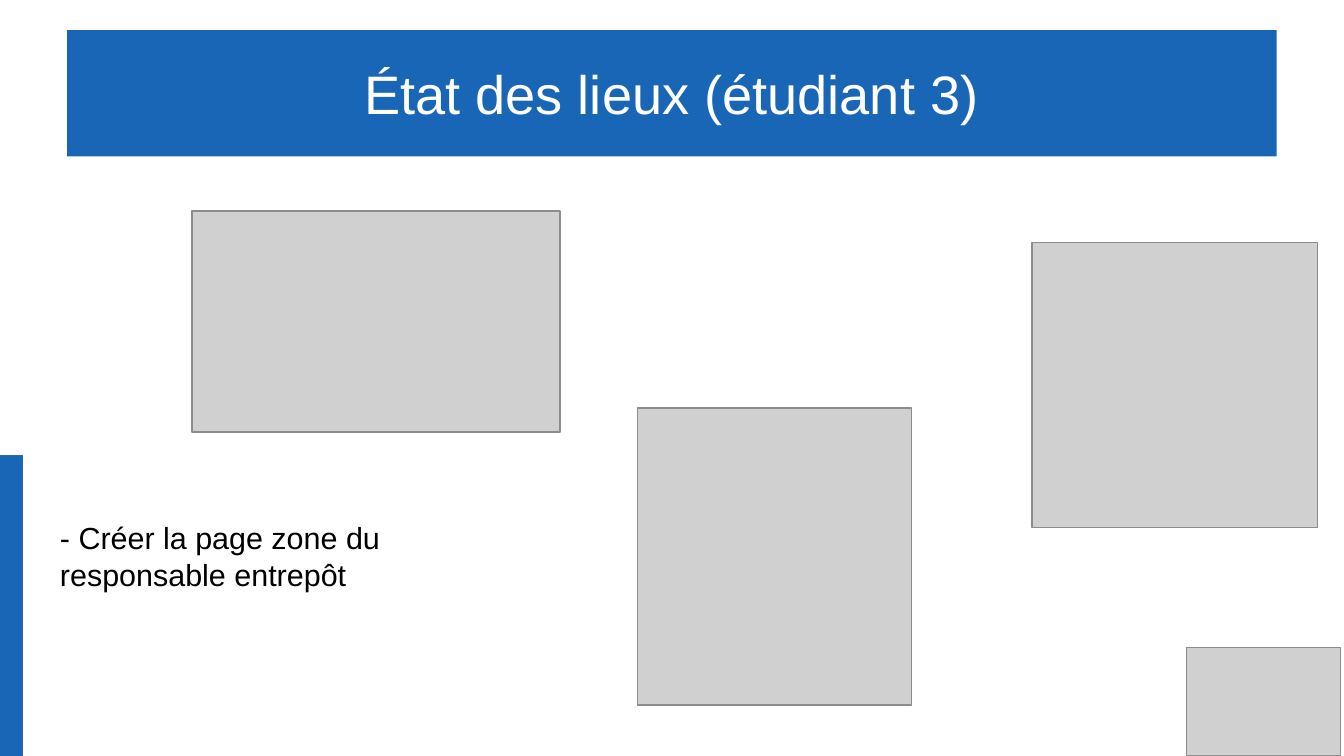
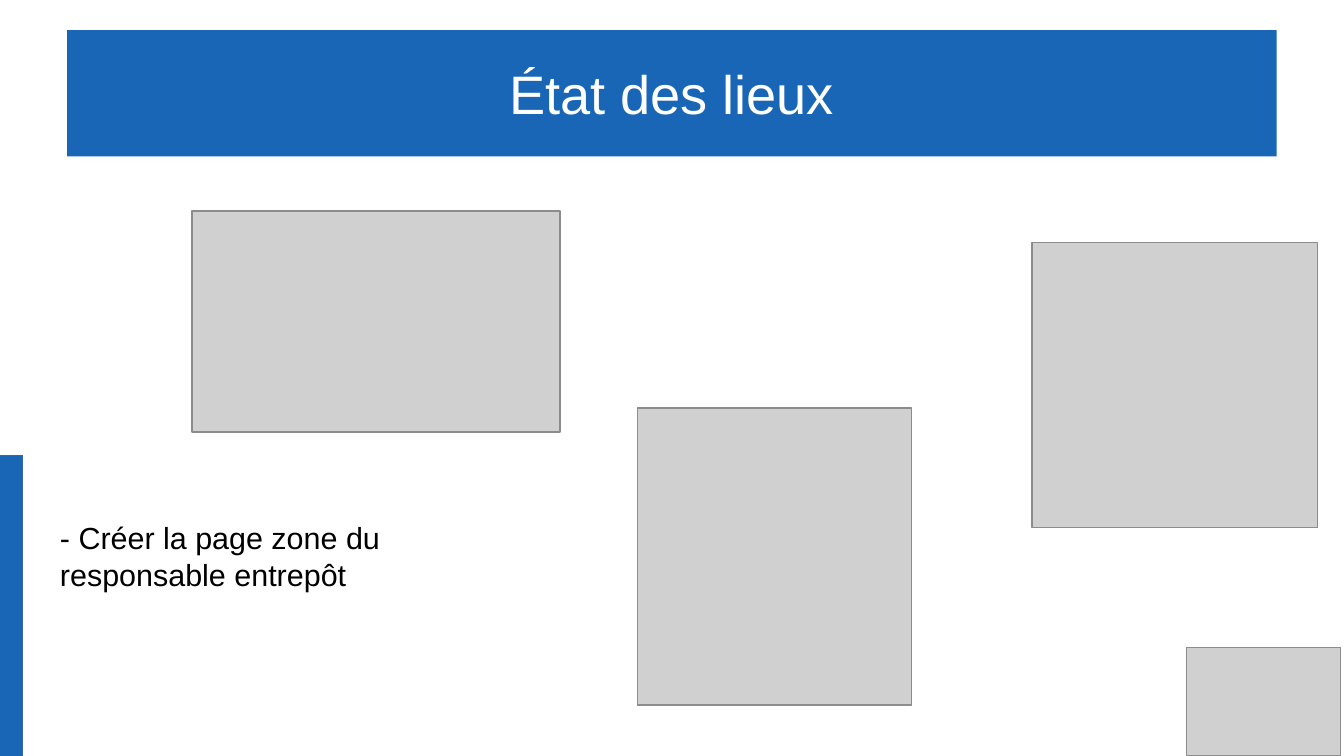
Before and after one commit to Gabin221/Tracking-BLE-documents, a slide deck: slide 19 of Revues/Revues2/andrea/presentation_andrea.odp. Drawn at 1344x756 pixels with LibreOffice and Linux fonts; fonts in the diff are those of the drawing; grey boxes stand for pictures. Boxes give left, top, right and bottom in pixels: in the first picture for what was removed or moved away, otherwise in the second. Text is boxed around its words. In the diff, an @@ line names an element or a change of style, - is before the commit and + after.

```diff
--- a/Revues/Revues2/andrea/presentation_andrea.odp
+++ b/Revues/Revues2/andrea/presentation_andrea.odp
@@ title at (x1=509, y1=72, x2=834, y2=115): text changed @@
-État des lieux (étudiant 3)
+État des lieux
```
Also in this commit, not shown: 3 other slides changed, 1 other file.
